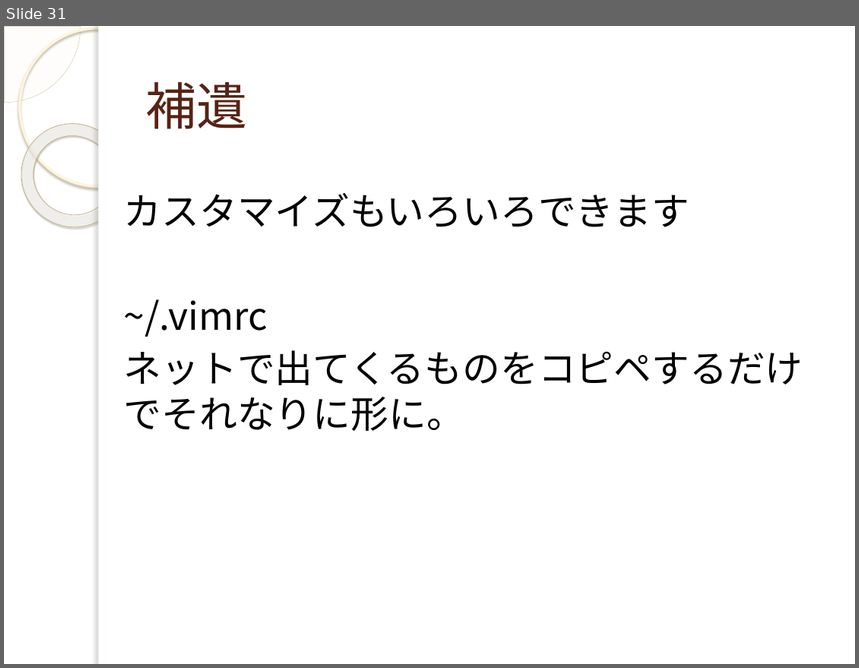
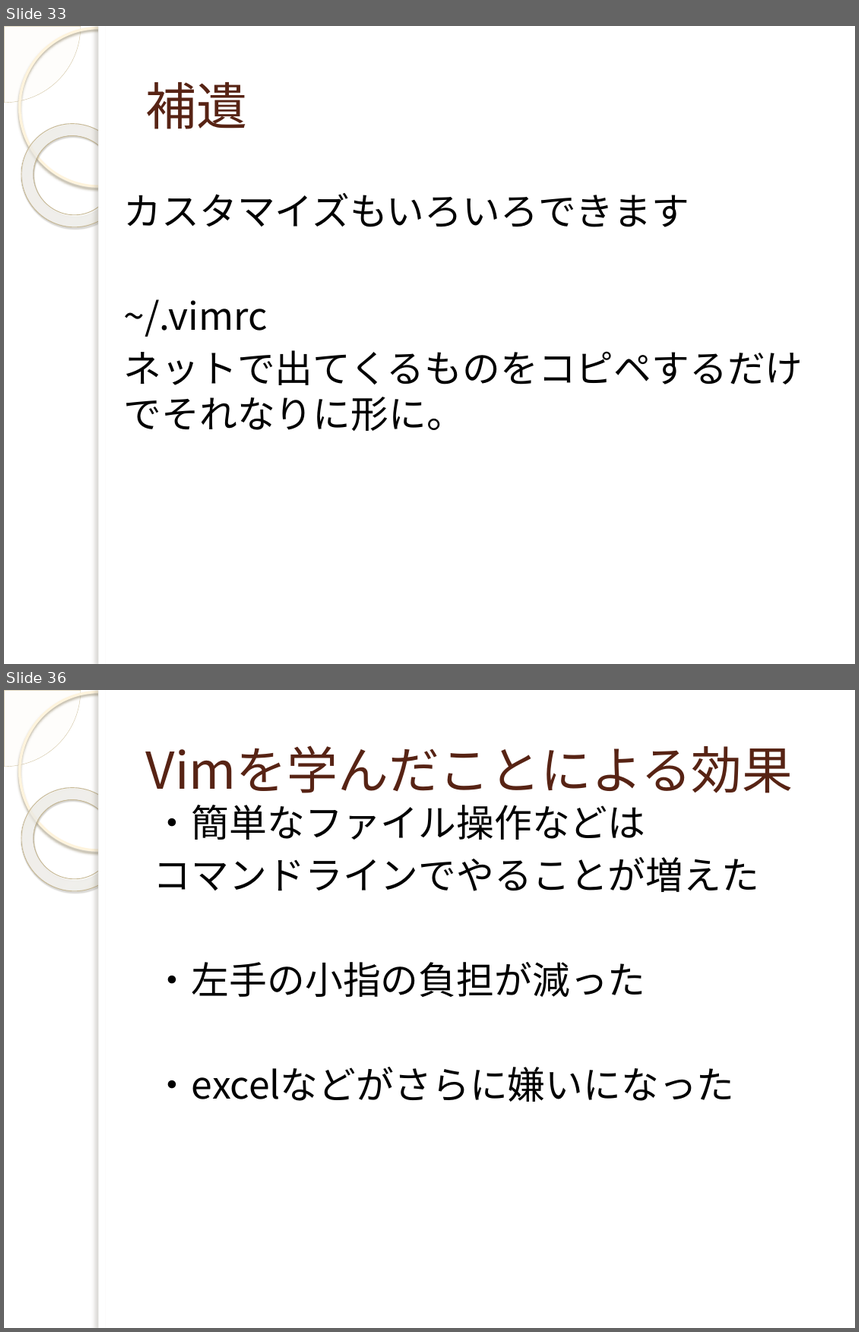
Before and after one commit to yuridonus/FEstudy, a slide deck: vimmer.pptx. Shown one above the other, each under a label of ours: slide 31 before the commit, slides 33 and 36 after it; the slides between them are not shown. The pictures are 859x668 and 859x1332 pixels, drawn with LibreOffice and Linux fonts; fonts in the diff are those of the drawing; background and template pictures are left out. Boxes give left, top, right and bottom in pixels: in the first picture for what was removed or moved away, otherwise in the second. Text is boxed around its words. In the diff, an @@ line names an element or a change of style, - is before the commit and + after.

```diff
--- a/vimmer.pptx
+++ b/vimmer.pptx
@@ slide 36 added at <box>4,690,855,1328</box>, background picture (left out); not listed: 5 template elements that a slide beside it also shows @@
@@ title added at <box>146,745,794,793</box>, 43 pt, text #572314 @@
+Vimを学んだことによる効果
@@ text added at <box>154,805,759,1102</box>, 32 pt, text #000000 @@
+・簡単なファイル操作などは
+コマンドラインでやることが増えた
+・左手の小指の負担が減った
+・excelなどがさらに嫌いになった
@@ what was slide 31 is now slide 33 @@
```
Also in this commit, not shown: 11 slides changed, 5 other slides added.
